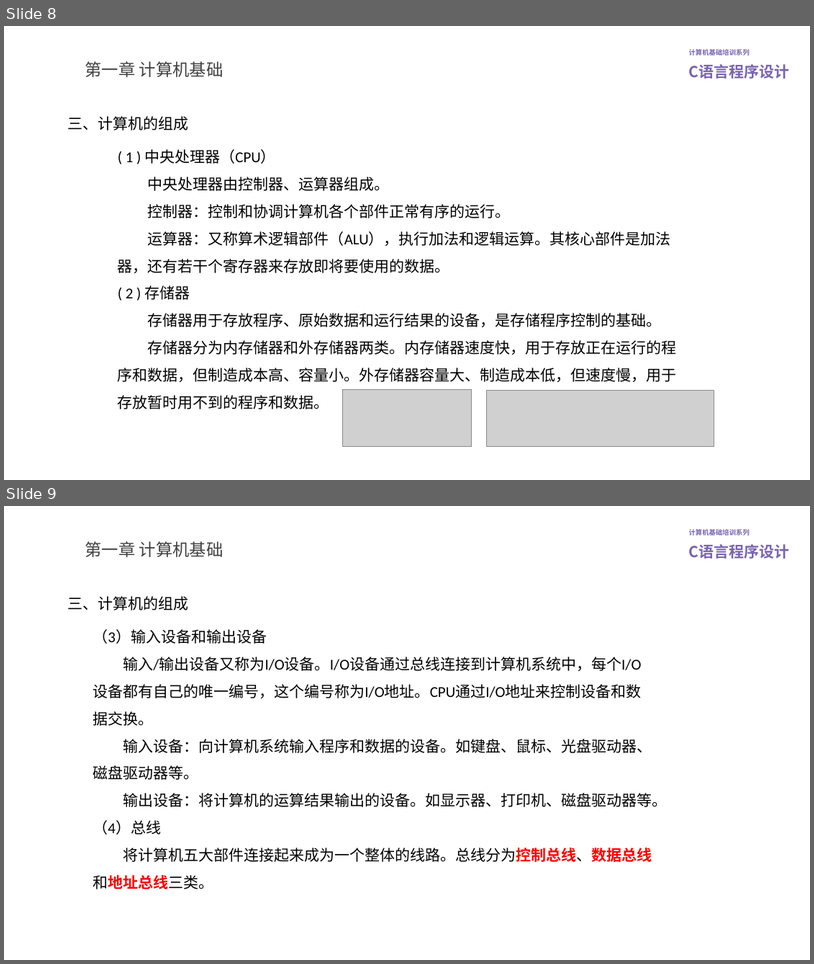
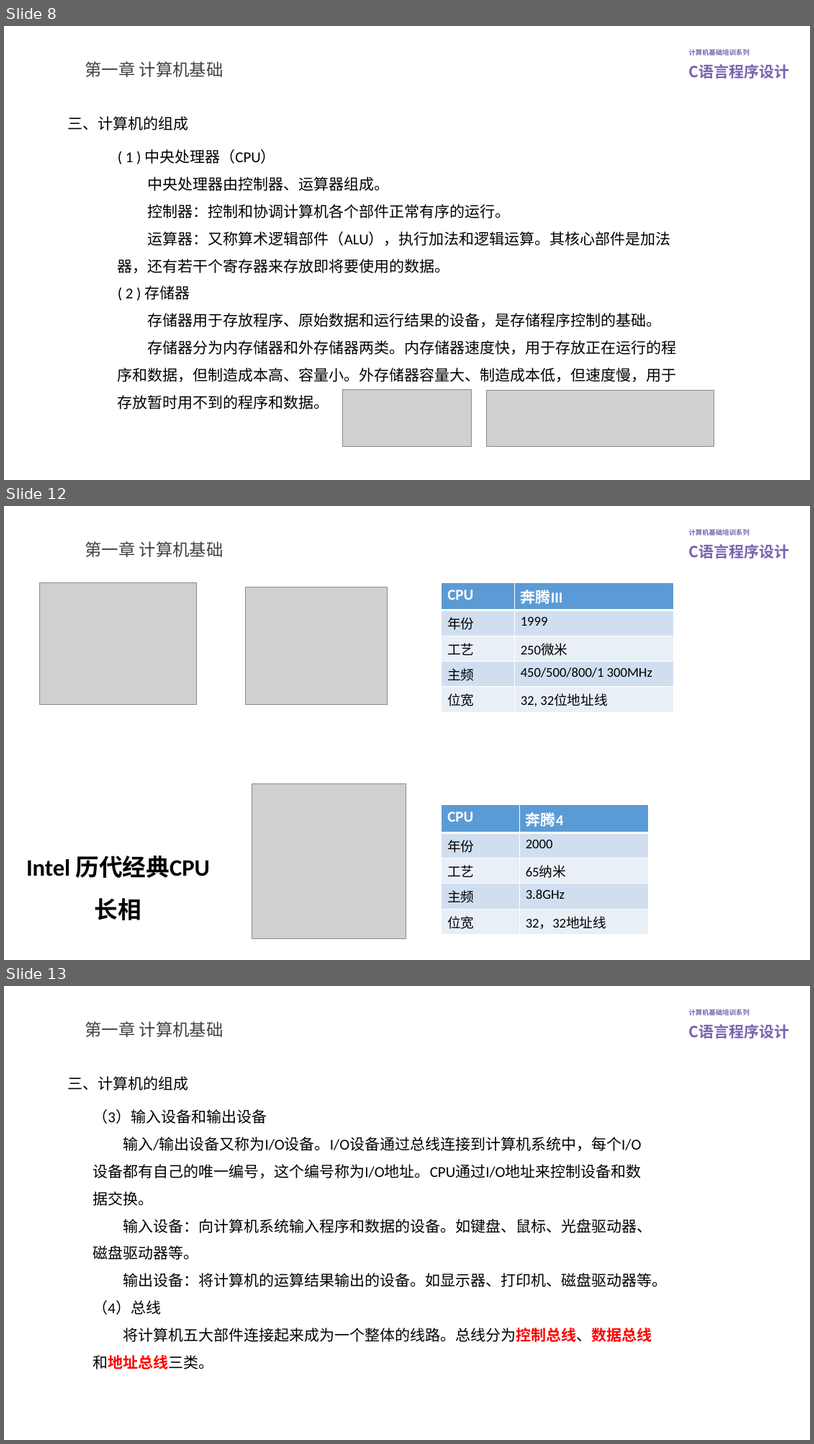
Before and after one commit to lovegce/training-courseware, a slide deck: C语言程序设计.pptx. Shown one above the other, each under a label of ours: slides 8 and 9 before the commit, slides 8, 12 and 13 after it; the slides between them are not shown. The pictures are 814x964 and 814x1444 pixels, drawn with LibreOffice and Linux fonts; fonts in the diff are those of the drawing; grey boxes stand for pictures; background and template pictures are left out. Boxes give left, top, right and bottom in pixels: in the first picture for what was removed or moved away, otherwise in the second. Text is boxed around its words. In the diff, an @@ line names an element or a change of style, - is before the commit and + after.

```diff
--- a/C语言程序设计.pptx
+++ b/C语言程序设计.pptx
@@ slide 12 added at (4,506,810,960), background #FFFFFF; not listed: 2 template elements that a slide beside it also shows @@
@@ title added at (85,541,224,557), 20 pt, text #404040 @@
+第一章 计算机基础
@@ picture added at (39,582,197,705) @@
@@ picture added at (246,587,388,705) @@
@@ table added at (442,582,674,709), 5 rows, 2 columns @@
+CPU | 奔腾III
+年份 | 1999
+工艺 | 250微米
+主频 | 450/500/800/1 300MHz
+位宽 | 32, 32位地址线
@@ picture added at (252,784,406,939) @@
@@ table added at (442,804,649,932), 5 rows, 2 columns @@
+CPU | 奔腾4
+年份 | 2000
+工艺 | 65纳米
+主频 | 3.8GHz
+位宽 | 32，32地址线
@@ text added at (26,855,210,920), 28 pt, text #000000, bold @@
+Intel 历代经典CPU
+长相
@@ what was slide 9 is now slide 13 @@
```
Also in this commit, not shown: 1 slide changed, 3 other slides added, 10 other files.
